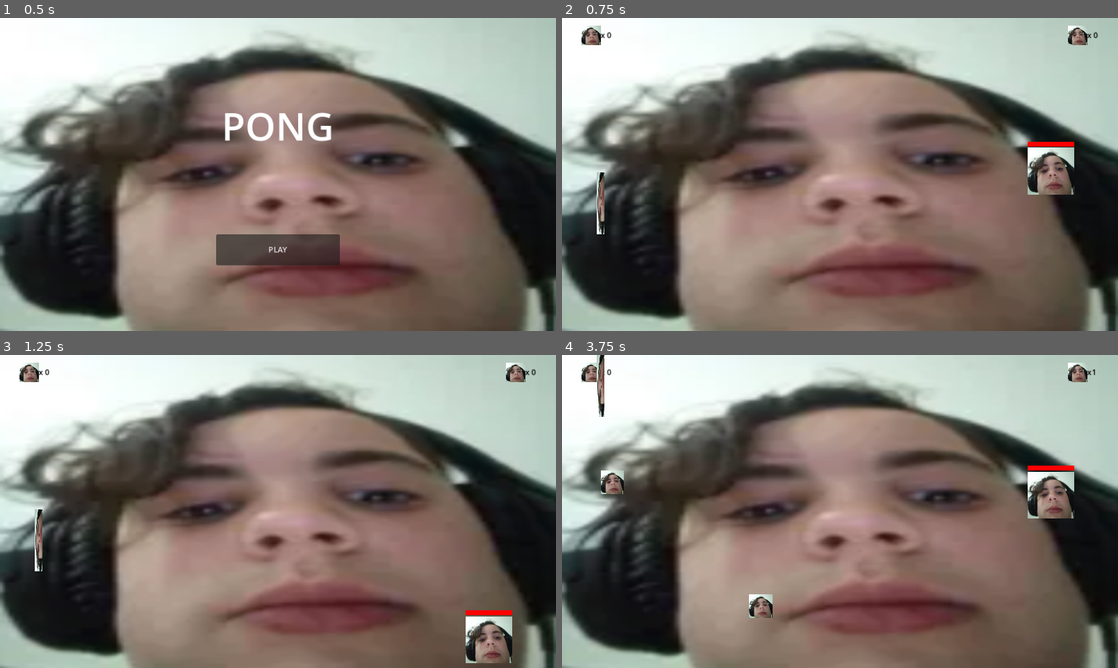
Above: before the commit, frames 1-4 (two rows, left to right).
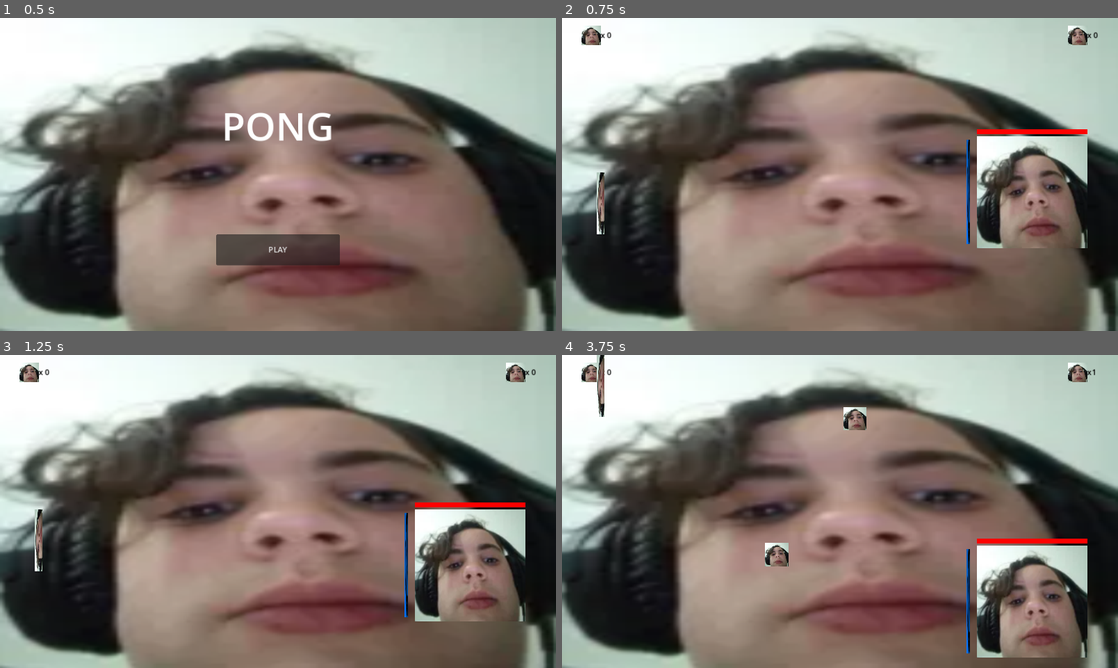
Above: after the commit, the same moments.

Repository: TE4-Umea/te4-pong
Game: Godot game, scene res://Scenes/MainMenu.tscn
Same seed, same stepped clock (60 frames per second), same inputs: the game is played once before the commit and once after it.
Inputs (mouse positions are in pixels of both pictures, inside the frame that each line leads up to):
- Up to frame 1 (0.5 s): no input
- Up to frame 2 (0.75 s): click "PLAY" at 0.5 s
- Up to frame 3 (1.25 s): no input
- Up to frame 4 (3.75 s): move the mouse to (962, 495) at 1.27 s; hold W (P1_UP) 1.28-2.03 s; tap Down (P2_DOWN) at 1.35, 3.6 s; move the mouse to (728, 527) at 2.02 s; hold S (P1_DOWN) 2.03-2.78 s; tap Up (P2_UP) at 2.1 s; move the mouse to (895, 442) at 2.77 s; hold W (P1_UP) from 2.78 s (still down); click (895, 442) at 2.85 s; move the mouse to (812, 574) at 3.52 s

Frame 1 is identical in both runs. In frame 2, 6.1% of the frame differs, in the area x 72-95%, y 35-74%; in frame 3, 7.3%; in frame 4, 9.0%, in the area x 7-95%, y 16-97%.

Commit message:
RAAAAAAAAAAAH

Diff:
--- a/Scenes/Ball/Ball.gd
+++ b/Scenes/Ball/Ball.gd
@@ -4,6 +4,7 @@
 var paused = false
 
 func _ready():
+	Main.ball_size = $CollisionShape2D.shape.size
 	direction.y = randf_range(-1.0, 1.0)
 	direction.x = [-1].pick_random()
 
--- a/Scenes/Enemeys/Enemy.gd
+++ b/Scenes/Enemeys/Enemy.gd
@@ -27,7 +27,7 @@
 
 func shoot():
 	print("shoot")
-	owner.spawn_ball(owner.screensize.x -350, position.y)
+	owner.spawn_ball(position.x - $Area2D/CollisionShape2D.shape.size.x/2 - Main.ball_size.x/2-1, position.y)
 	$Timer.wait_time = [0.5,1,2].pick_random()
 	$Timer.start()
 
--- a/Scenes/Map/Main.gd
+++ b/Scenes/Map/Main.gd
@@ -3,3 +3,4 @@
 var side = 'p1'
 var p1_score = 0
 var p2_score = 0
+var ball_size = 0
--- a/Scenes/Map/World.tscn
+++ b/Scenes/Map/World.tscn
@@ -1,9 +1,10 @@
-[gd_scene load_steps=9 format=3 uid="uid://d1jdun1b61cjp"]
+[gd_scene load_steps=10 format=3 uid="uid://d1jdun1b61cjp"]
 
 [ext_resource type="Script" path="res://Scenes/Map/World.gd" id="1_a8amt"]
 [ext_resource type="Texture2D" uid="uid://bx2dcegbutm0j" path="res://Assets/Img/B).png" id="2_uic7l"]
 [ext_resource type="PackedScene" uid="uid://b5iy5pcb2xit3" path="res://Scenes/Player/Paddle.tscn" id="3_5a22m"]
-[ext_resource type="PackedScene" uid="uid://35kb3ptp4syg" path="res://Scenes/Enemeys/fast_enemy.tscn" id="4_vypgt"]
+[ext_resource type="PackedScene" uid="uid://fworrtukuh2s" path="res://Scenes/Enemeys/shielded_enemy.tscn" id="4_60crn"]
+[ext_resource type="PackedScene" uid="uid://be80dbp2b6dxv" path="res://Scenes/Ball/Ball.tscn" id="5_8pphb"]
 
 [sub_resource type="RectangleShape2D" id="RectangleShape2D_5vdgs"]
 size = Vector2(1184, 48)
@@ -160,8 +161,11 @@
 collision_mask = 5
 speed = 500.0
 
-[node name="fast_enemy" parent="." instance=ExtResource("4_vypgt")]
-position = Vector2(1013, 217)
+[node name="Ball" parent="." instance=ExtResource("5_8pphb")]
+position = Vector2(-277, 262)
+
+[node name="shielded_enemy" parent="." instance=ExtResource("4_60crn")]
+position = Vector2(974, 336)
 
 [connection signal="body_entered" from="Norr" to="." method="_on_norr_body_entered"]
 [connection signal="body_entered" from="Bottom" to="." method="_on_bottom_body_entered"]
